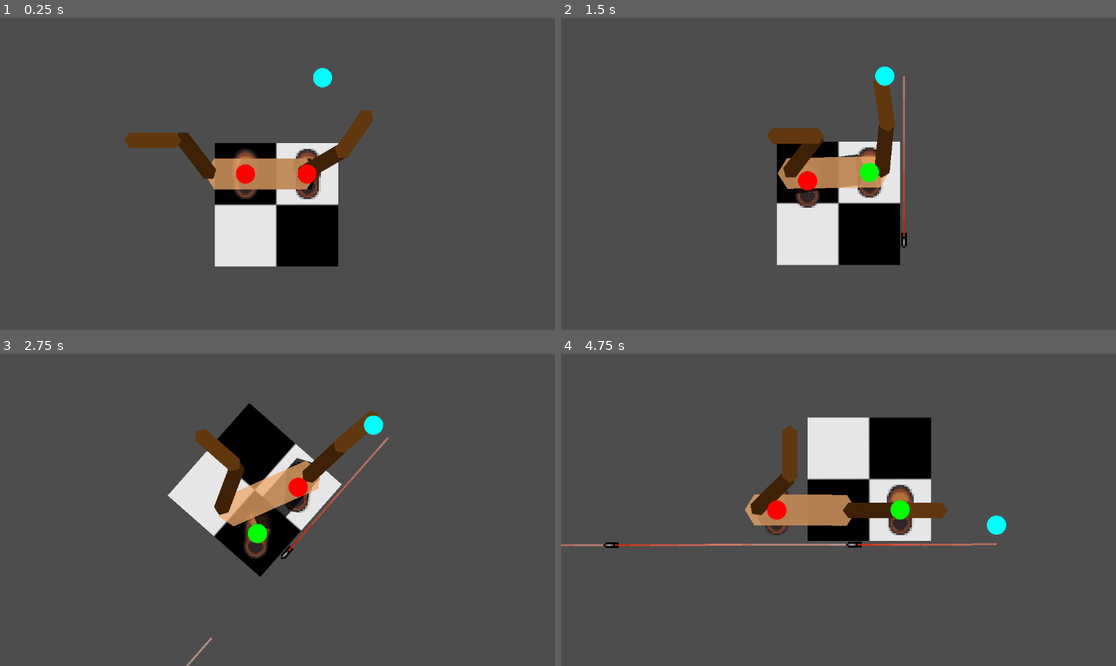
Above: before the commit, frames 1-4 (two rows, left to right).
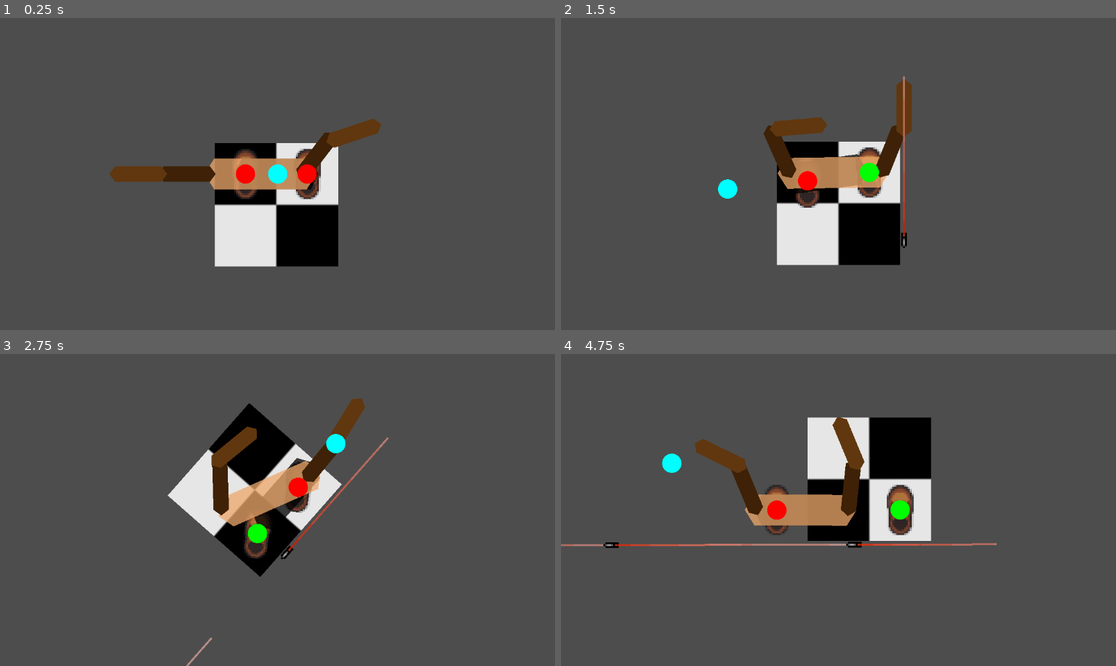
Above: after the commit, the same moments.

Repository: Meatplanter/Kelp_44
Game: Godot game, scene res://rogue_b.tscn
Same seed, same stepped clock (60 frames per second), same inputs: the game is played once before the commit and once after it. This scene is started directly instead of the project's main scene.
Inputs (mouse positions are in pixels of both pictures, inside the frame that each line leads up to):
- Up to frame 1 (0.25 s): no input
- Up to frame 2 (1.5 s): tap Enter at 0.5 s; move the mouse to (960, 158) at 0.52 s; hold D (LS_move_right) 0.53-1.28 s; hold M (ChangeMode) 0.53-1.28 s; move the mouse to (727, 189) at 1.27 s; hold X (LS_move_down) from 1.28 s (still down); tap Space (Space) at 1.35 s
- Up to frame 3 (2.75 s): move the mouse to (333, 441) at 2.02 s; release X (LS_move_down) at 2.03 s; hold D (LS_move_right) from 2.03 s (still down); hold Shift (TargettingMode) from 2.03 s (still down)
- Up to frame 4 (4.75 s): move the mouse to (810, 572) at 2.77 s; release D (LS_move_right) at 2.78 s; release Shift (TargettingMode) at 2.78 s; hold Q (LS_move_leftup) 2.78-3.53 s; tap 1 at 2.85 s; move the mouse to (1005, 556) at 3.52 s; hold A (LS_move_left) from 3.53 s (still down); tap 2 at 3.6 s; move the mouse to (672, 463) at 4.27 s; tap 3 at 4.35 s

The runs differ from the first frame. In frame 1, 2.8% of the frame differs, in the area x 19-69%, y 16-54%; in frame 2, 2.6%; in frame 3, 2.2%; in frame 4, 3.4%, in the area x 18-81%, y 20-58%.

Commit message:
cont, only left elbow left

Diff:
--- a/shoulder_polygon.gd
+++ b/shoulder_polygon.gd
@@ -39,7 +39,7 @@
 	$"../ShoulderMidpoint".global_position = shoulderMidpoint
 	Movement.shoulderOrientation = find_orientation(rightShoulder,leftShoulder)
 
-	target = Vector2(40,-50)
+	target = get_global_mouse_position()
 
 
 func chase_abdomen():
@@ -59,14 +59,26 @@
 	tween = create_tween()
 	tween.tween_property(joint,"position",parent.global_position,stiff)
 
-func joint_rotation(joint: Node2D, target: Vector2, duration: float, min: float, max: float): #parent:Node2D,joint:Node2D):
+func right_joint_rotation(joint: Node2D, target: Vector2, duration: float, min: float, max: float):
 	var targetAngle = (target - joint.global_position).angle()
 
 	targetAngle = lerp_angle(joint.rotation,targetAngle,1.0)
 	targetAngle = clamp(targetAngle,deg_to_rad(Movement.cumulativeAngle)-min,deg_to_rad(Movement.cumulativeAngle)+max)
-	var tween = create_tween()
+
+	var tween: Tween
+	tween = create_tween()
 	tween.tween_property(joint,"rotation",targetAngle,duration)
 
+func left_joint_rotation(joint: Node2D, target: Vector2, duration: float, min: float, max: float):
+	var targetAngle = (target - joint.global_position).angle()+PI
+
+	targetAngle = lerp_angle(joint.rotation,targetAngle,1.0)
+	targetAngle = clamp(targetAngle,deg_to_rad(Movement.cumulativeAngle)-min,deg_to_rad(Movement.cumulativeAngle)+max)
+	#print(rad_to_deg(targetAngle))
+
+	var tween: Tween
+	tween = create_tween()
+	tween.tween_property(joint,"rotation",targetAngle,duration)
 
 func _ready():
 	$"../RightShoulderJoint".global_position = Movement.rightShoulder
@@ -76,19 +88,19 @@
 	chase_abdomen()
 	rotate_towards_abdomen()
 
-	print(rad_to_deg((target - $"../RightShoulderJoint".global_position).angle()))
-
 	#left shoulder
 	chase_joint($"../LeftShoulder",$"../LeftShoulderJoint",0.1,delta)
-	joint_rotation($"../LeftShoulderJoint",target,1.0,-PI,PI*0.75)
+	left_joint_rotation($"../LeftShoulderJoint",target,1.0,0,PI*0.75)
 
 	#left elbow
 	chase_joint($"../LeftElbow",$"../LeftElbowJoint",0.05,delta)
+	left_joint_rotation($"../LeftElbowJoint",target,0.5,$"../LeftShoulderJoint".rotation-deg_to_rad(Movement.cumulativeAngle),PI)
+	#left_joint_rotation($"../LeftElbowJoint",target,0.5,-($"../LeftShoulderJoint".rotation-deg_to_rad(Movement.cumulativeAngle)+PI*0.4),$"../LeftShoulderJoint".rotation-deg_to_rad(Movement.cumulativeAngle))
 
 	#right shoulder
 	chase_joint($"../RightShoulder",$"../RightShoulderJoint",0.1,delta)
-	joint_rotation($"../RightShoulderJoint",target,1.0,PI*0.75,0)
+	right_joint_rotation($"../RightShoulderJoint",target,1.0,PI*0.75,0)
 
 	#right elbow
 	chase_joint($"../RightElbow",$"../RightElbowJoint",0.05,delta)
-	joint_rotation($"../RightElbowJoint",target,0.5,-($"../RightShoulderJoint".rotation-deg_to_rad(Movement.cumulativeAngle)-PI*0.4),$"../RightShoulderJoint".rotation-deg_to_rad(Movement.cumulativeAngle))
+	right_joint_rotation($"../RightElbowJoint",target,0.5,-($"../RightShoulderJoint".rotation-deg_to_rad(Movement.cumulativeAngle)-PI*0.4),$"../RightShoulderJoint".rotation-deg_to_rad(Movement.cumulativeAngle))
